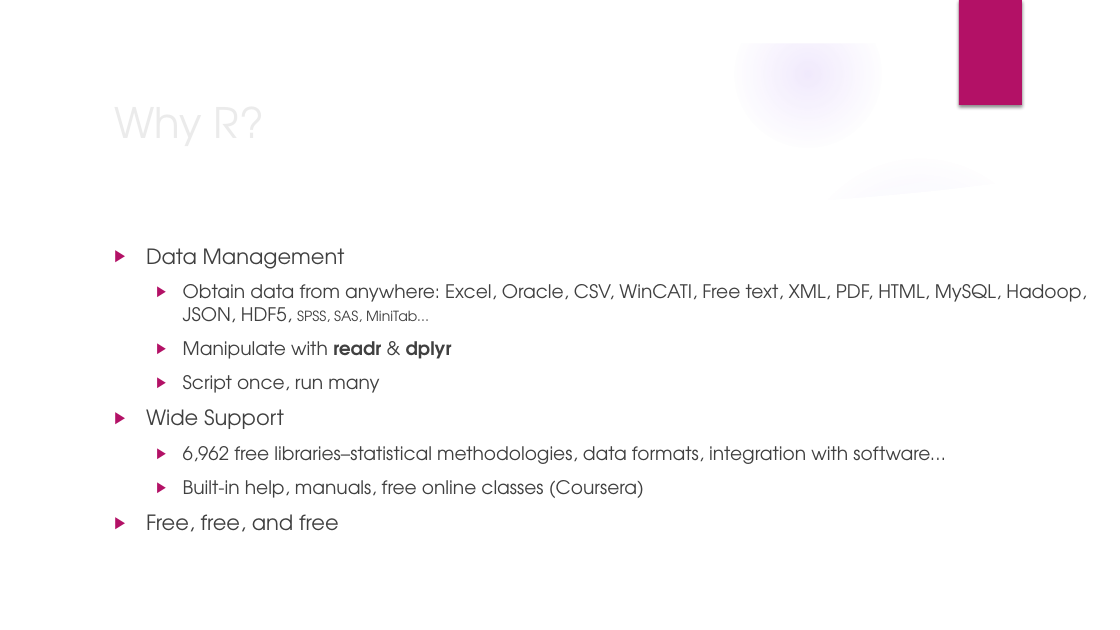
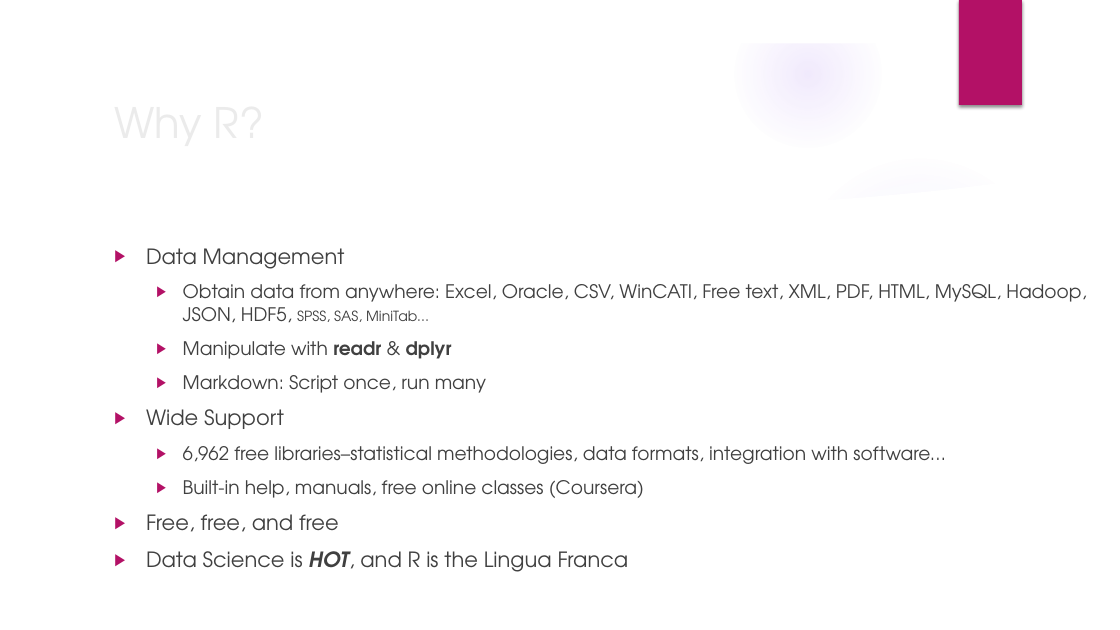
Before and after one commit to TimothyChenAllen/ten_tasks, a slide deck: slide 2 of why_r.pptx. Drawn at 1120x630 pixels with LibreOffice and Linux fonts; fonts in the diff are those of the drawing; background and template pictures are left out. Boxes give left, top, right and bottom in pixels: in the first picture for what was removed or moved away, otherwise in the second. Text is boxed around its words. In the diff, an @@ line names an element or a change of style, - is before the commit and + after.

Commit message:
Final Presentation

```diff
--- a/why_r.pptx
+++ b/why_r.pptx
@@ text at (x1=183, y1=375, x2=486, y2=393): text changed @@
-  ▶ Script once, run many
+  ▶ Markdown: Script once, run many
@@ text at (x1=146, y1=551, x2=629, y2=569): paragraph added @@
+▶ Data Science is HOT, and R is the Lingua Franca
```
Also in this commit, not shown: 1 other slide changed, 1 slide added.
